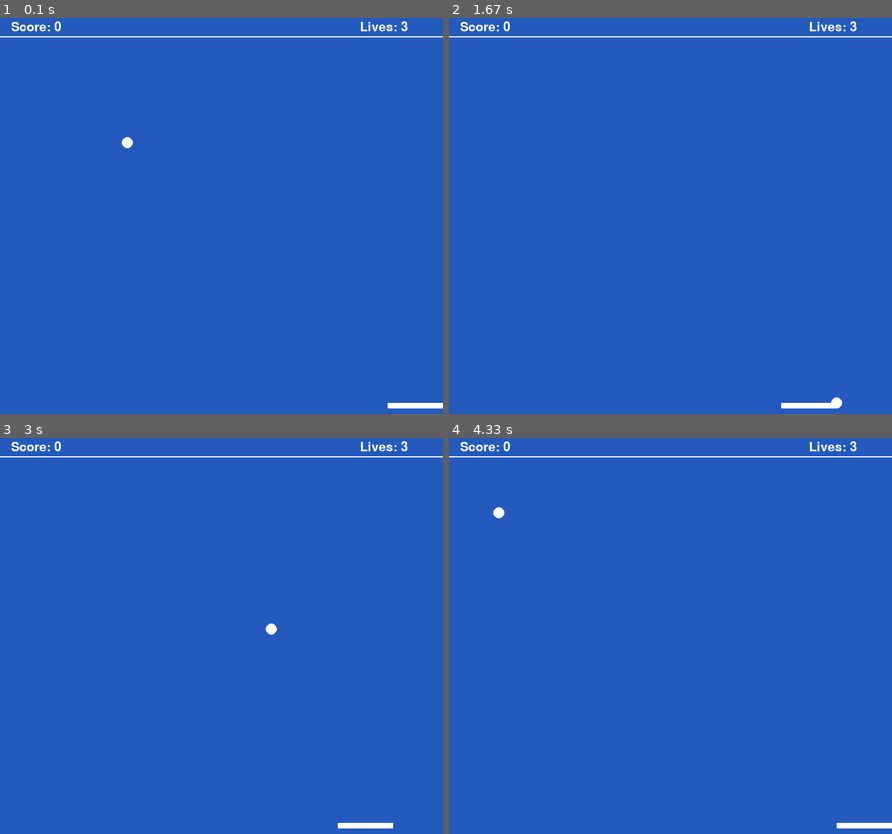
Above: before the commit, frames 1-4 (two rows, left to right).
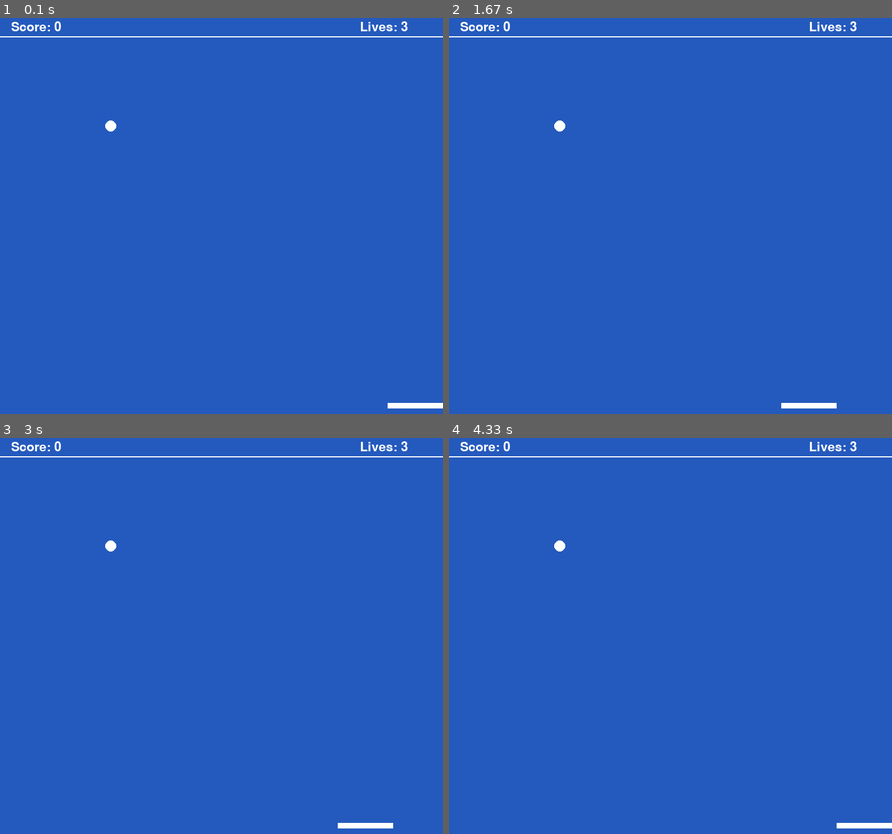
Above: after the commit, the same moments.

Repository: jmiko4/Pygame
Game: pygame game, started from game.py
Two runs of this game, one before a commit and one after it. Both use one fixed random seed, a clock stepped at 60 frames per second and the inputs below.
Inputs:
- Up to frame 1 (0.1 s): no input
- Up to frame 2 (1.67 s): hold Right 0.33-0.8 s; hold Left from 1.33 s (still down)
- Up to frame 3 (3 s): release Left at 1.87 s; hold Left 1.9-2.3 s; hold Right 2.33-2.97 s
- Up to frame 4 (4.33 s): hold Left 3-3.47 s; hold Right 3.5-3.97 s; hold Right from 4 s (still down)

The runs differ from the first frame. In frame 1, 0.1% of the frame differs, in the area x 23-30%, y 25-33%; in frame 2, less than 0.1%; in frame 3, 0.1%; in frame 4, 0.1%.

Commit message:
ball respawn

Diff:
--- a/ball.py
+++ b/ball.py
@@ -9,6 +9,7 @@
         self.center_y = 200
         self.velocity_dx = velocity
         self.velocity_dy = velocity
+        self.alive = False
 
     def draw(self, screen, color):
         #draw the ball to the screen
--- a/game.py
+++ b/game.py
@@ -53,6 +53,8 @@
         elif event.type==pygame.KEYDOWN:
                 if event.key==pygame.K_x: #Pressing the x Key will quit the game
                      carryOn=False
+        if event.type == pygame.K_SPACE:
+            ball.alive = True
 
     #Moving the paddle when the use uses the arrow keys
     keys = pygame.key.get_pressed()
@@ -63,7 +65,8 @@
 
     # --- Game logic should go here
     all_sprites_list.update()
-    ball.advance()
+    if ball.alive:
+        ball.advance()
 
     #bounce off walls
     if ball.center_x < 10 and ball.velocity_dx < 0:
@@ -72,8 +75,16 @@
         ball.bounce_horizontal()
     if ball.center_y < 48 and ball.velocity_dy < 0:
         ball.bounce_vertical()
+
+    #respawn if the ball hits the bottom
     if ball.center_y > HEIGHT and ball.velocity_dy > 0:
-        ball.bounce_vertical()
+        if lives > 0:
+            lives -= 1
+            ball.center_x = paddle.rect.x + 50
+            ball.center_y = paddle.rect.y - 13
+            ball.velocity_dx = 0
+            ball.velocity_dy = 0
+            ball.alive = False
 
     # --- Drawing code should go here
     # First, clear the screen to dark blue.
